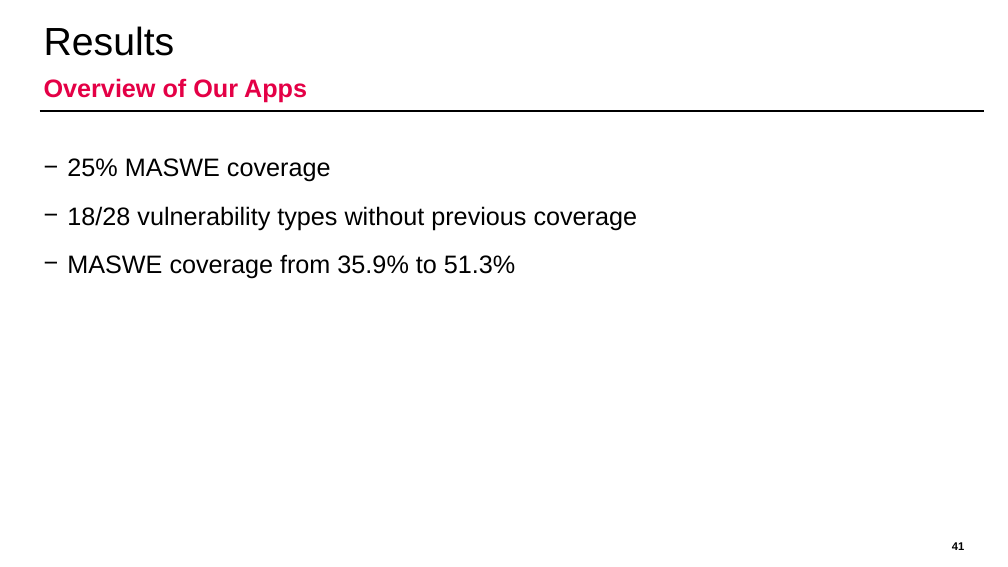
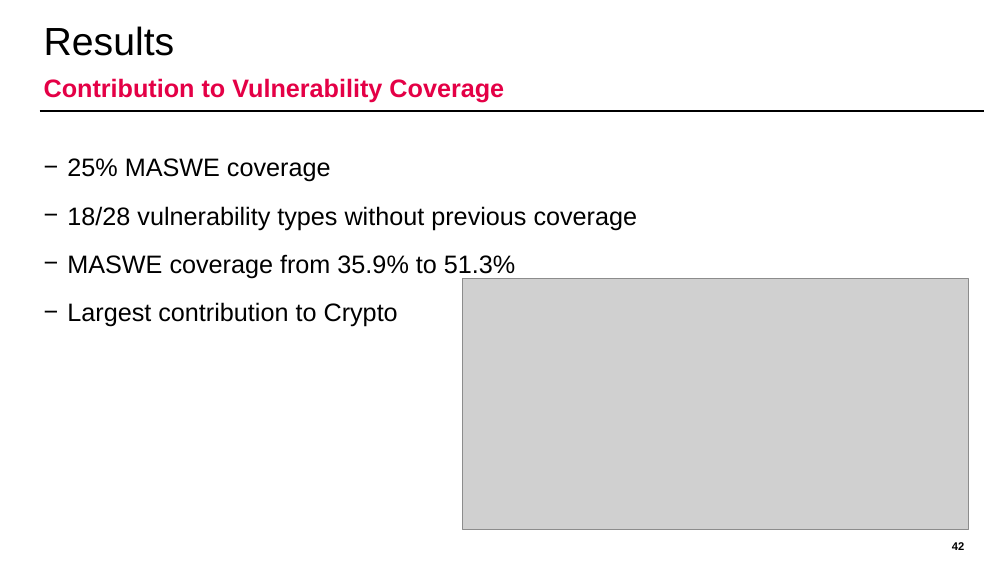
Before and after one commit to domi-cmd/Reference_Application_for_OWASP_MASTG, a slide deck: slide 42 of dev_documents/presentation/ba_thesis_presentation_kronig.pptx (slide 41 before the commit). Drawn at 1008x567 pixels with LibreOffice and Linux fonts; fonts in the diff are those of the drawing; grey boxes stand for pictures; background and template pictures are left out. Boxes give left, top, right and bottom in pixels: in the first picture for what was removed or moved away, otherwise in the second. Text is boxed around its words. In the diff, an @@ line names an element or a change of style, - is before the commit and + after.

```diff
--- a/dev_documents/presentation/ba_thesis_presentation_kronig.pptx
+++ b/dev_documents/presentation/ba_thesis_presentation_kronig.pptx
@@ text at bbox=[44, 78, 504, 103]: text changed @@
-Overview of Our Apps
+Contribution to Vulnerability Coverage
@@ picture added at bbox=[463, 278, 969, 529] @@
@@ text at bbox=[67, 302, 398, 327]: paragraph added @@
+− Largest contribution to Crypto
@@ page number at bbox=[952, 542, 964, 550]: text changed @@
-41
+42
```
Also in this commit, not shown: 3 other slides changed, 1 slide added, 1 slide removed, 1 other file.
